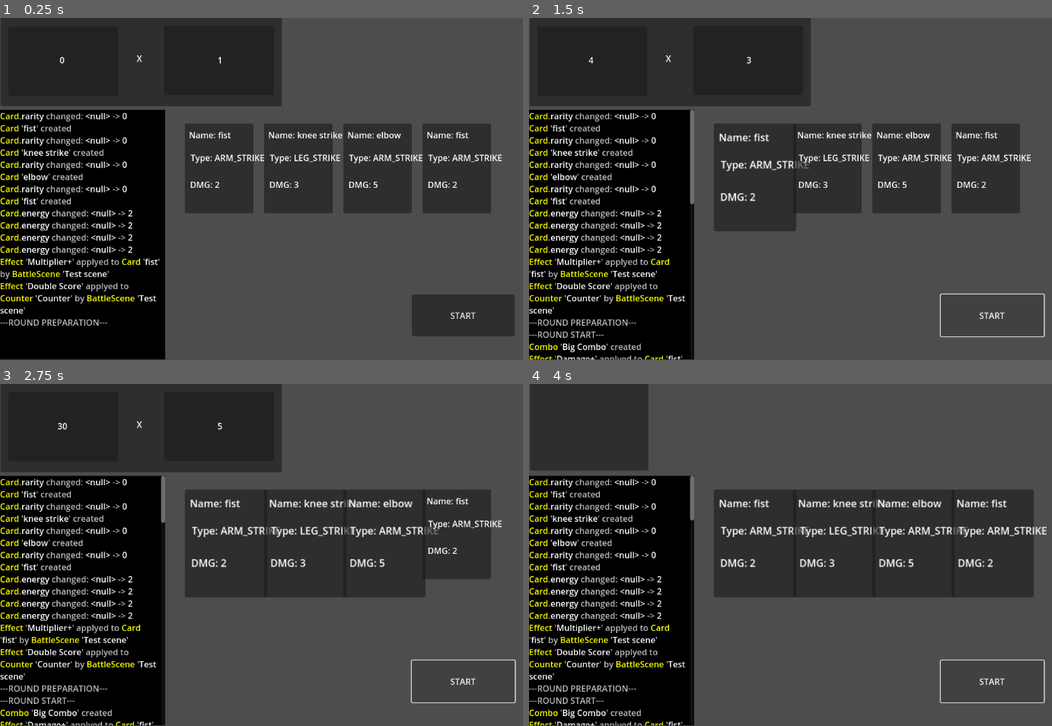
Above: before the commit, frames 1-4 (two rows, left to right).
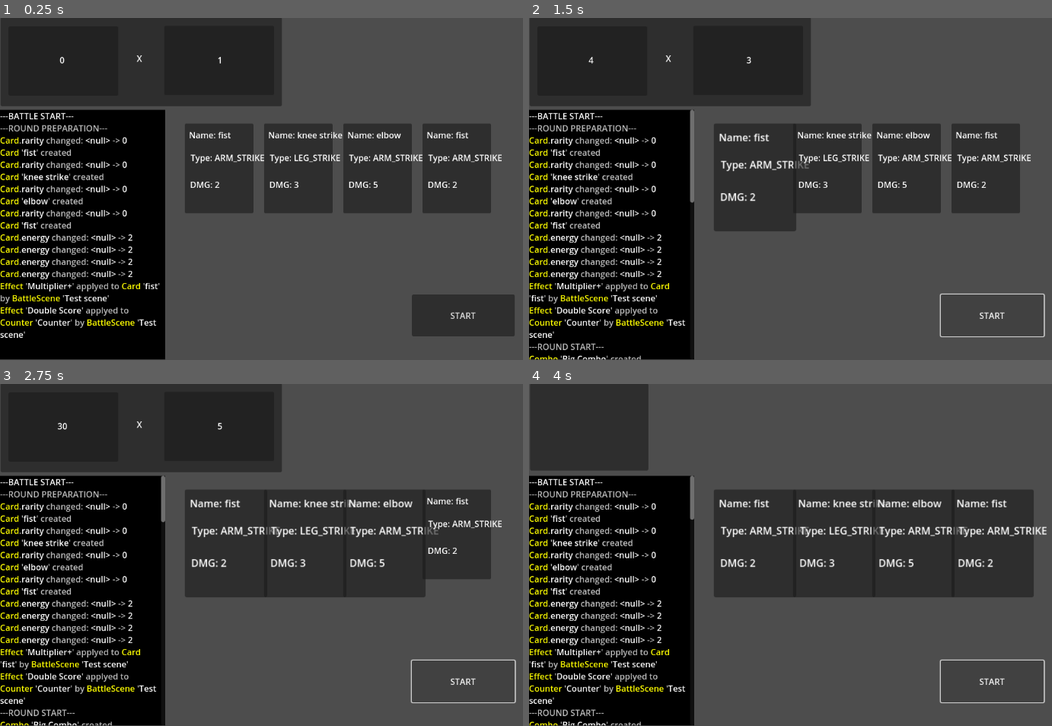
Above: after the commit, the same moments.

Repository: C0ldSt33l/Fighting-Card-Game
Game: Godot game, scene res://test_scene.tscn
Two runs of this game, one before a commit and one after it. Both use one fixed random seed, a clock stepped at 60 frames per second and the inputs below.
Inputs:
- Up to frame 1 (0.25 s): no input
- Up to frame 2 (1.5 s): click "START" at 0.5 s; click "START" at 1.25 s
- Up to frame 3 (2.75 s): click "START" at 2 s
- Up to frame 4 (4 s): no input

The runs differ from the first frame. In frame 1, 3.6% of the frame differs, in the area x 0-31%, y 27-94%; in frame 2, 4.2%, in the area x 0-32%, y 27-100%; in frame 3, 4.2%; in frame 4, 4.2%.

Commit message:
add multiple rounds in battle

Diff:
--- a/counter/counter.gd
+++ b/counter/counter.gd
@@ -21,6 +21,8 @@
 @onready var round_score: int = 0 :
 	set = set_round_score
 @onready var total_score: int = 0
+
+var effects: Array[Effect] = []
 
 
 func _ready() -> void:
@@ -49,6 +51,10 @@
 	self.round_score_label.text = str(val)
 
 
+func add_effect(e: Effect) -> void:
+	self.effects.append(e)
+
+
 func show_score_panel() -> void:
 	self.score_panel.show()
 
--- a/global/events.gd
+++ b/global/events.gd
@@ -1,6 +1,6 @@
 extends Node
 
-# BATTLE EVENTS
+# COMMON EVENTS
 signal obj_created(obj: Variant)
 signal obj_prop_changed(
 	obj: Variant,
@@ -9,6 +9,12 @@
 	new: int
 )
 signal obj_destroyed(obj: Variant)
+
+signal rerolled()
+
+# BATTLE EVENTS
+signal battle_started()
+signal battle_ended()
 
 signal round_preparation_started()
 signal round_started()
@@ -32,7 +38,7 @@
 
 signal hand_updated()
 
-signal rerolled()
+# SHOP EVENTS
 
 
 func connect_events(event_to_func: Dictionary) -> void:
--- a/logger/logger.gd
+++ b/logger/logger.gd
@@ -12,6 +12,9 @@
 @export var SCORE_NEGATIVE_DIFF_COLOR := Color.RED
 @export var EFFECT_NAME_COLOR := Color.ORANGE
 @export var DMG_COLOR := Color.RED
+
+const BATTLE_STARTED_PLACEHOLDER := '---BATTLE START---'
+const BATTLE_ENDED_PLACEHOLDER := '---BATTLE END---'
 
 const ROUND_PREPARATION_STARTED_PLACEHOLDERA := '---ROUND PREPARATION---'
 const ROUND_STARTED_PLACEHOLDER := '---ROUND START---'
@@ -56,6 +59,7 @@
 func _ready() -> void:
 	self.bbcode_enabled = true
 	self.add_theme_color_override('default_color', TEXT_DEFAULT_COLOR)
+	self.connect_battle_signals()
 
 
 func put_text(text: String) -> void:
@@ -84,6 +88,13 @@
 		colorful(str(old), SCORE_OLD_VAL_COLOR),
 		colorful(str(new), SCORE_NEW_VAL_COLOR),
 	])
+
+
+func battle_started_log():
+	self.put_text(colorful(BATTLE_STARTED_PLACEHOLDER, Color.WHITE))
+
+func battle_ended_log():
+	self.put_text(colorful(BATTLE_ENDED_PLACEHOLDER, Color.WHITE))
 
 
 func round_preparation_started_log():
@@ -211,23 +222,29 @@
 
 func connect_battle_signals() -> void:
 	Events.connect_events({
+		obj_created = self.obj_created_log,
+		obj_prop_changed = self.obj_prop_changed_log,
+		obj_destroyed = self.obj_has_destroyed_log,
+
+		battle_started = self.battle_started_log,
+		battle_ended = self.battle_ended_log,
+
 		round_preparation_started = self.round_preparation_started_log,
 		round_started = self.round_started_log,
 		round_ended = self.round_ended_log,
 		round_exit = self.round_exit_log,
 
-		obj_created = self.obj_created_log,
-		obj_prop_changed = self.obj_prop_changed_log,
-		obj_destroyed = self.obj_has_destroyed_log,
-
 		card_started = self.card_started_log ,
 		card_ended = self.card_ended_log ,
 		card_exit = self.card_exit_log ,
+
 		combo_started = self.combo_started_log ,
 		combo_ended = self.combo_ended_log ,
 		combo_exit = self.combo_exit_log ,
+
 		effect_applyed = self.effect_applyed_log ,
 		effect_activated = self.effect_activated_log ,
+
 		score_points_updated = self.score_points_updated_log ,
 		score_multiplier_updated = self.score_multiplier_updated_log ,
 		score_total_score_updated = self.score_total_score_updated_log ,
--- a/test_scene.gd
+++ b/test_scene.gd
@@ -17,13 +17,25 @@
 	set(val): return
 	get(): return null if self.combos_on_table.size() == 0 else self.combos_on_table[0]
 
+var round_count := 2
+
 var effects: Array[Effect] = []
 
 
+func _init() -> void:
+	pass
+
+
 func _ready() -> void:
+	Events.connect_events({
+		battle_started = self.start_round_preparation,
+	})
 	Game.battle = self
-	self.logger.connect_battle_signals()
+	Events.battle_started.emit()
 
+
+func start_round_preparation() -> void:
+	Events.round_preparation_started.emit()
 	var configs := [
 		{
 			'card_name': 'fist',
@@ -61,20 +73,18 @@
 
 	var e := Effects.EFFECTS['Multiplier+'] as Effect
 	e.bind_to(self)
-	e.set_target(self.cards_on_table[0])
-	Game.battle.add_effect(e)
+	Utils.apply_effect(e, self.cards_on_table[0])
 
 	var post_round_effect := Effects.EFFECTS['Double Score'] as Effect
 	post_round_effect.bind_to(self)
-	post_round_effect.set_target(self.counter)
-	Game.battle.add_effect(post_round_effect)
+	Utils.apply_effect(post_round_effect, self.counter)
 
 	# print(inst_to_dict(self))
-	Events.round_preparation_started.emit()
 
 
 func start_round() -> void:
 	Events.round_started.emit()
+	self.round_count -= 1
 	if self.cards_on_table.size() == 0: return
 	self.check_combos()
 	for e in self.effects:
@@ -103,7 +113,11 @@
 	self.cards_on_table.clear()
 	self.effects.clear()
 
-	Events.round_preparation_started.emit()
+	if self.round_count == 0:
+		Events.battle_ended.emit()
+		return
+
+	self.start_round_preparation()
 
 
 func play_card() -> void:
@@ -116,7 +130,7 @@
 		Events.combo_ended.emit(combo)
 		# combo.apply_effect()
 		self.combos_on_table.erase(combo)
-		Events.combo_exit.emit()
+		Events.combo_exit.emit(combo)
 
 	Events.card_started.emit(card)
 	card.play()
Not shown, changed: .gitignore
